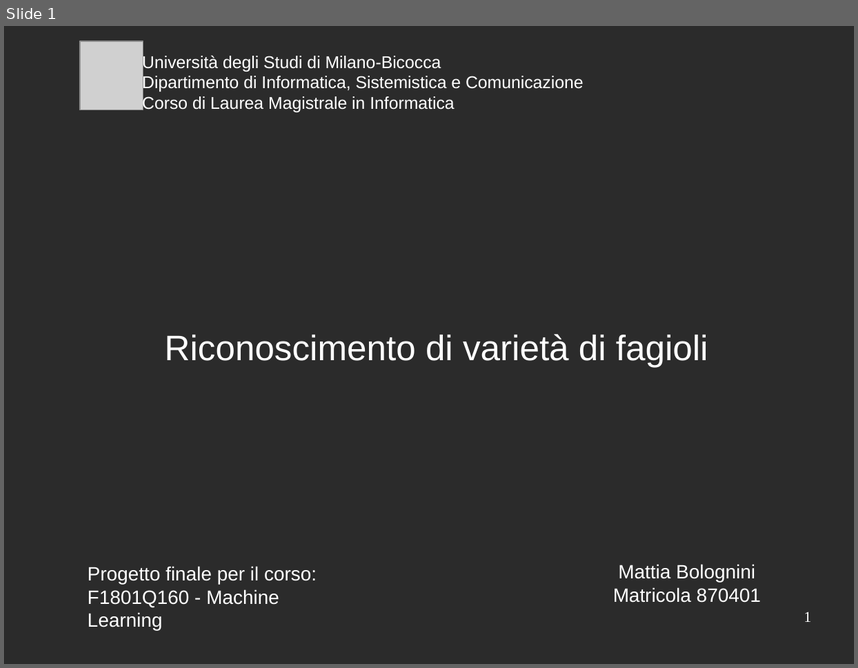
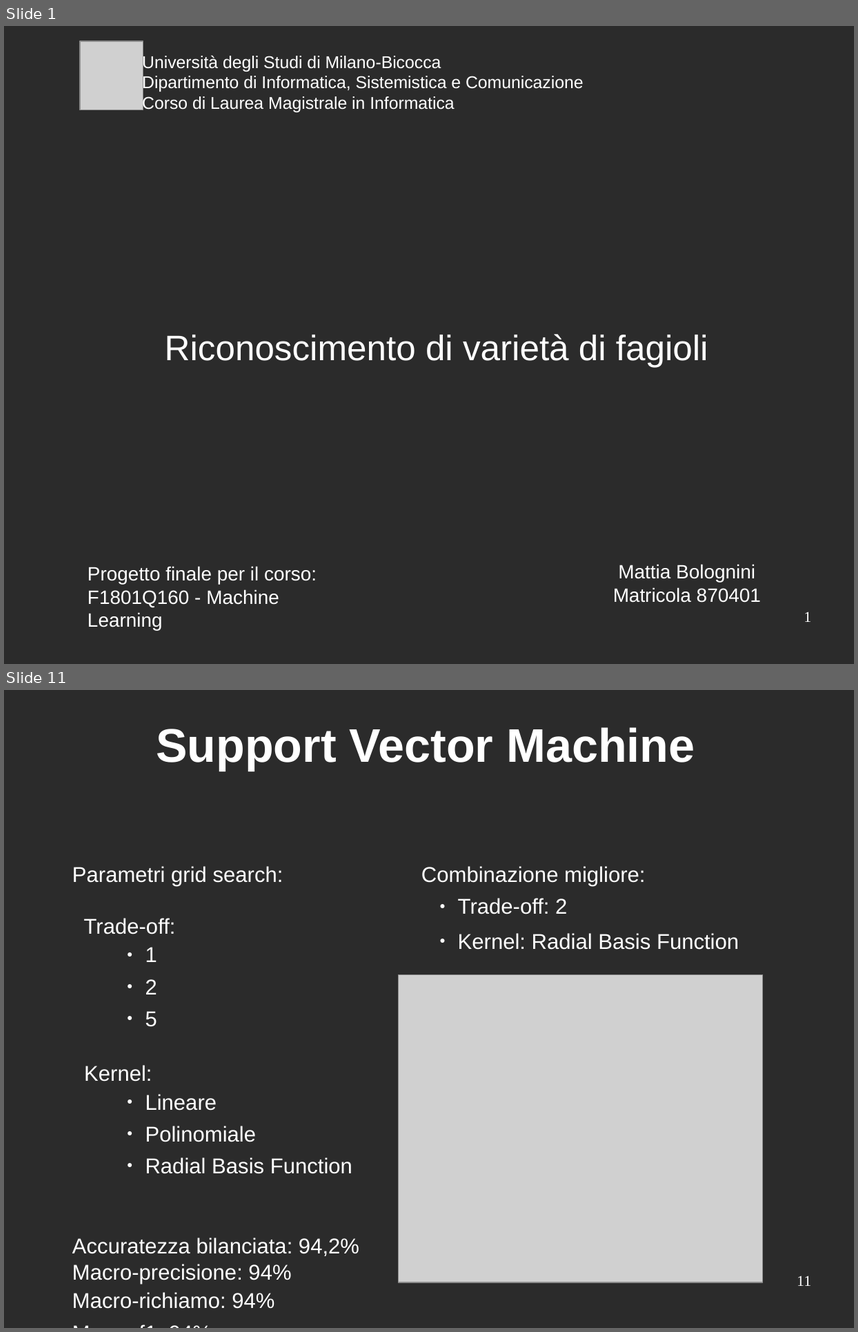
Before and after one commit to mattia010/dry_beans_ML, a slide deck: report/presentation_slides.odp. Shown one above the other, each under a label of ours: slide 1 before the commit, slides 1 and 11 after it; the slides between them are not shown. The pictures are 858x668 and 858x1332 pixels, drawn with LibreOffice and Linux fonts; fonts in the diff are those of the drawing; grey boxes stand for pictures; background and template pictures are left out; a plain dark background stands for a picture behind light text. Boxes give left, top, right and bottom in pixels: in the first picture for what was removed or moved away, otherwise in the second. Text is boxed around its words. In the diff, an @@ line names an element or a change of style, - is before the commit and + after.

```diff
--- a/report/presentation_slides.odp
+++ b/report/presentation_slides.odp
@@ slide 11 added at <box>4,690,854,1328</box>, background picture (left out) @@
@@ title added at <box>156,727,695,771</box>, 44 pt, text #FFFFFF, bold @@
+Support Vector Machine
@@ text added at <box>72,866,359,1308</box>, 20 pt, text #FFFFFF @@
+Parametri grid search:
+Trade-off:
+      ● 1
+      ● 2
+      ● 5
+Kernel:
+      ● Lineare
+      ● Polinomiale
+      ● Radial Basis Function
+Accuratezza bilanciata: 94,2%
+Macro-precisione: 94%
+Macro-richiamo: 94%
+Macro-f1: 94%
@@ text added at <box>421,866,739,949</box>, 20 pt, text #FFFFFF @@
+Combinazione migliore:
+  ● Trade-off: 2
+  ● Kernel: Radial Basis Function
@@ picture added at <box>399,975,763,1283</box> @@
@@ page number added at <box>797,1275,811,1285</box>, 14 pt, text #FFFFFF @@
+11
```
Also in this commit, not shown: 3 slides changed, 10 other slides added, 7 slides removed.
